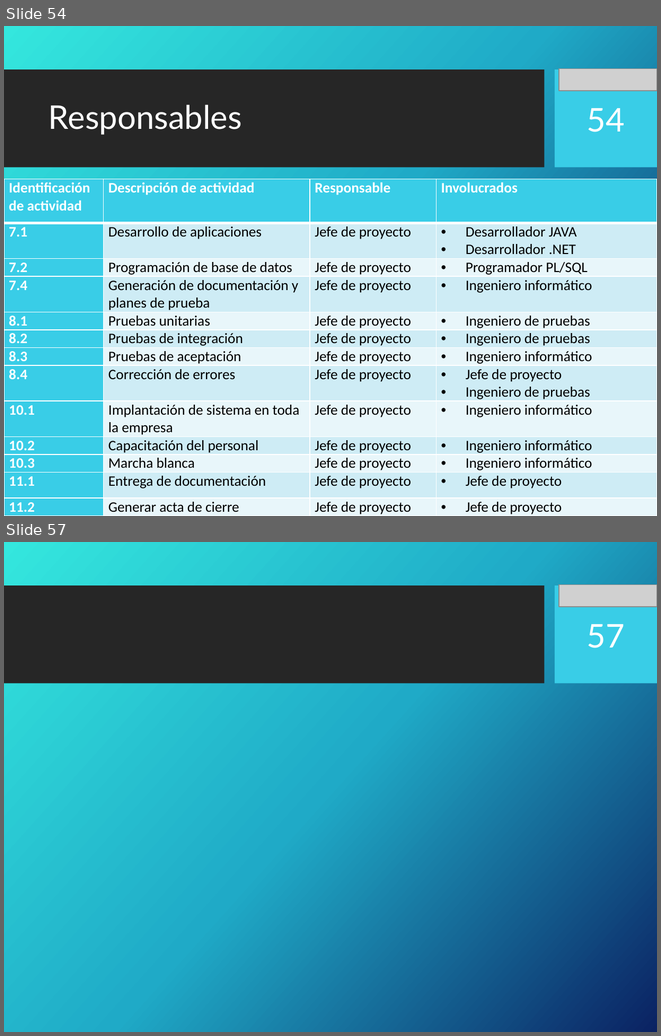
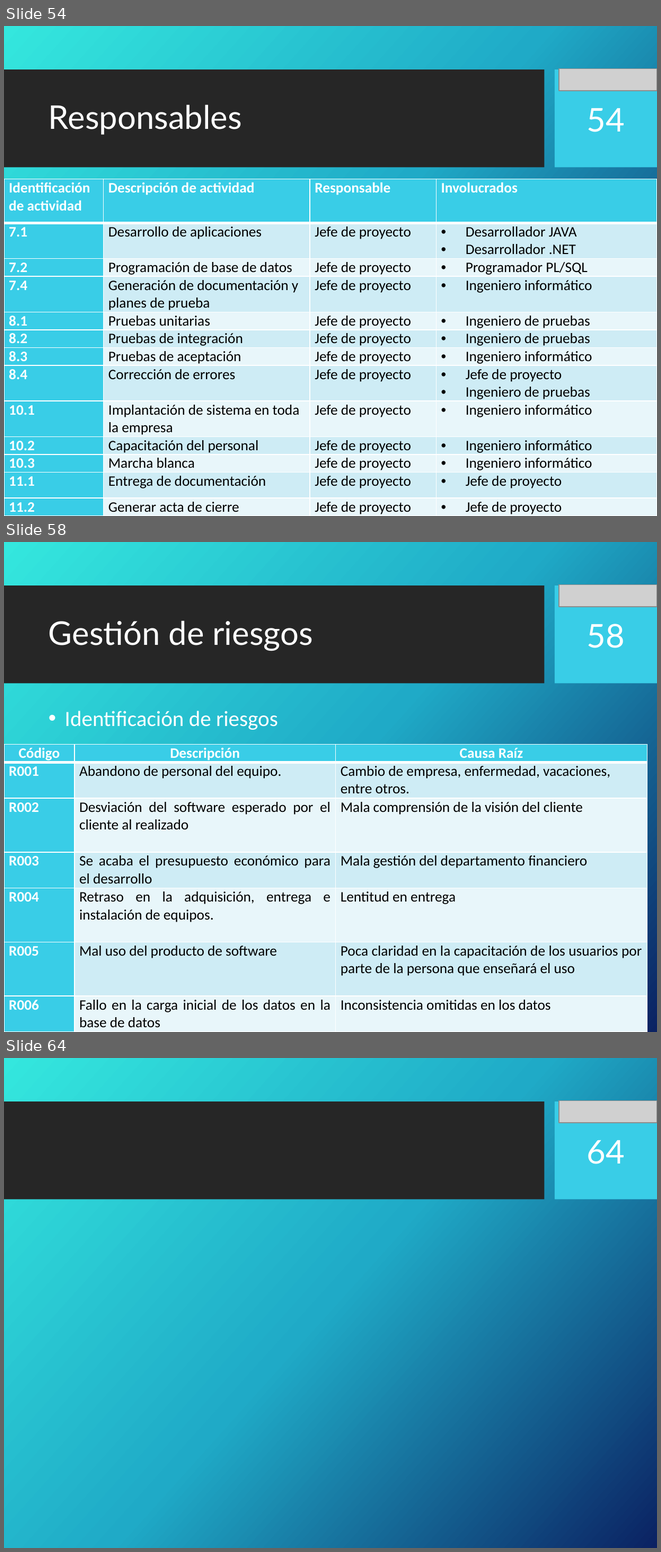
Before and after one commit to portafolio2016/hipocrates, a slide deck: docs/plan-de-proyecto/ppt-iteracion1.pptx. Shown one above the other, each under a label of ours: slides 54 and 57 before the commit, slides 54, 58 and 64 after it; the slides between them are not shown. The pictures are 661x1036 and 661x1552 pixels, drawn with LibreOffice and Linux fonts; fonts in the diff are those of the drawing; grey boxes stand for pictures; background and template pictures are left out. Boxes give left, top, right and bottom in pixels: in the first picture for what was removed or moved away, otherwise in the second. Text is boxed around its words. In the diff, an @@ line names an element or a change of style, - is before the commit and + after.

Commit message:
Agregado procesos de gestion  y gestion de riesgos

```diff
--- a/docs/plan-de-proyecto/ppt-iteracion1.pptx
+++ b/docs/plan-de-proyecto/ppt-iteracion1.pptx
@@ slide 58 added at [4, 542, 657, 1032], background picture (left out); not listed: 2 template elements that a slide beside it also shows @@
@@ picture added at [559, 585, 657, 607] @@
@@ title added at [49, 620, 313, 651], 36 pt, text #FFFFFF @@
+Gestión de riesgos
@@ page number added at [587, 624, 625, 648], 36 pt, text #FFFFFF @@
+58
@@ text added at [65, 711, 278, 730], 24 pt, text #FFFFFF @@
+• Identificación de riesgos
@@ table added at [4, 744, 647, 1032], 7 rows, 3 columns @@
+Código | Descripción | Causa Raíz
+R001 | Abandono de personal del equipo. | Cambio de empresa, enfermedad, vacaciones, entre otros.
+R002 | Desviación del software esperado por el cliente al realizado | Mala comprensión de la visión del cliente
+R003 | Se acaba el presupuesto económico para el desarrollo | Mala gestión del departamento financiero
+R004 | Retraso en la adquisición, entrega e instalación de equipos. | Lentitud en entrega
+R005 | Mal uso del producto de software | Poca claridad en la capacitación de los usuarios por parte de la persona que enseñará el uso
+R006 | Fallo en la carga inicial de los datos en la base de datos | Inconsistencia omitidas en los datos
@@ what was slide 57 is now slide 64 @@
@@ page number at [587, 1140, 625, 1164]: text changed @@
-57
+64
```
Also in this commit, not shown: 2 slides changed, 8 other slides added, 2 slides removed.
